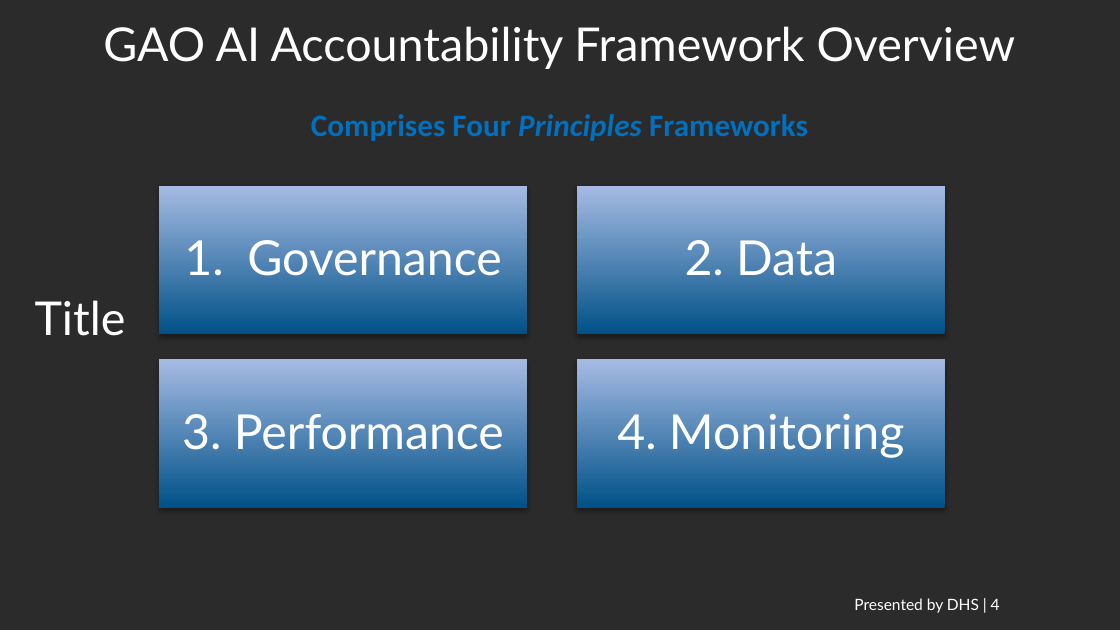
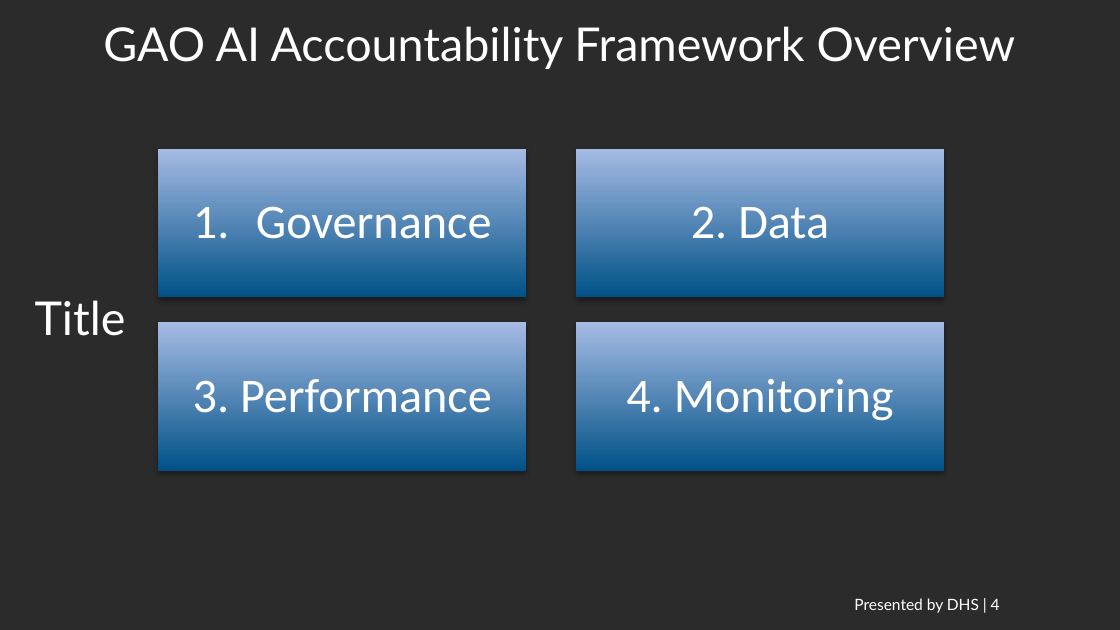
Before and after one commit to ethanmoscot/gao-ai, a slide deck: slide 4 of doc/gao_ai_proposal.pptx. Drawn at 1120x630 pixels with LibreOffice and Linux fonts; fonts in the diff are those of the drawing; background and template pictures are left out; a plain dark background stands for a picture behind light text. Boxes give left, top, right and bottom in pixels: in the first picture for what was removed or moved away, otherwise in the second. Text is boxed around its words. In the diff, an @@ line names an element or a change of style, - is before the commit and + after.

Commit message:
NN governance model

```diff
--- a/doc/gao_ai_proposal.pptx
+++ b/doc/gao_ai_proposal.pptx
@@ text removed at (x1=311, y1=114, x2=808, y2=141) @@
-Comprises Four Principles Frameworks
@@ 4 freeform shapes moved together from (x1=159, y1=186, x2=944, y2=508) to (x1=158, y1=149, x2=943, y2=472) @@
@@ font Lato to Calibri in 4 elements at (x1=158, y1=149, x2=525, y2=298), (x1=158, y1=323, x2=525, y2=472), (x1=576, y1=149, x2=943, y2=298), (x1=576, y1=323, x2=943, y2=472) @@
```
Also in this commit, not shown: 7 other slides changed.
